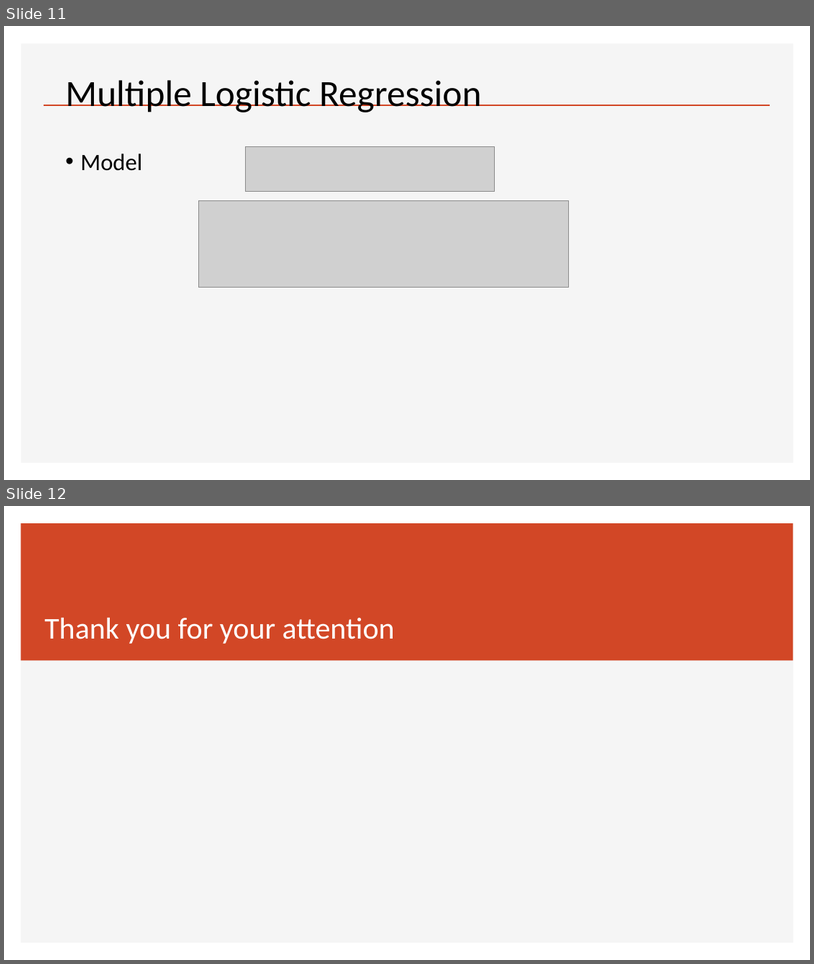
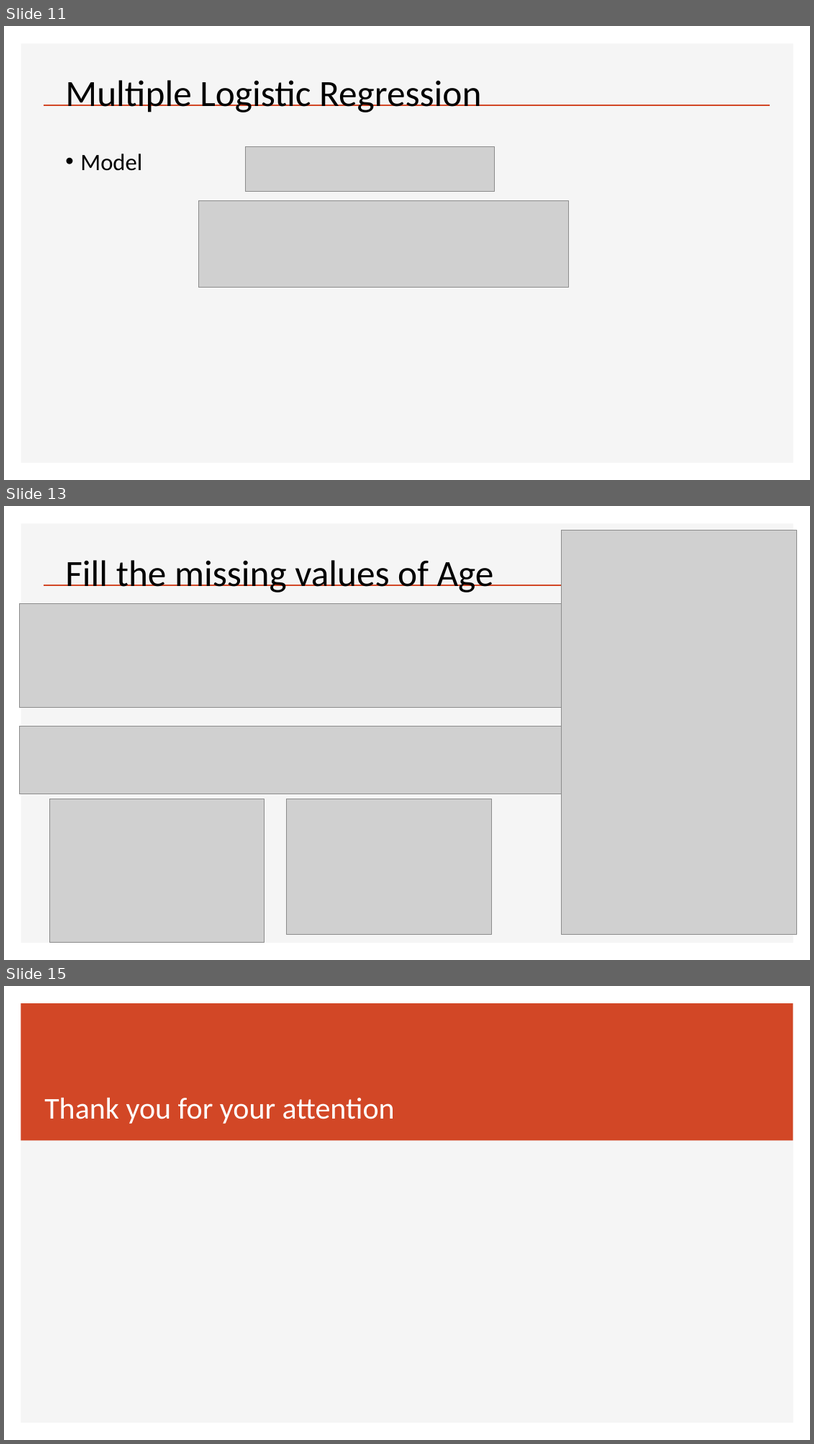
Before and after one commit to duonghung86/Kaggle-competition, a slide deck: Titanic 1.pptx. Shown one above the other, each under a label of ours: slides 11 and 12 before the commit, slides 11, 13 and 15 after it; the slides between them are not shown. The pictures are 814x964 and 814x1444 pixels, drawn with LibreOffice and Linux fonts; fonts in the diff are those of the drawing; grey boxes stand for pictures; background and template pictures are left out. Boxes give left, top, right and bottom in pixels: in the first picture for what was removed or moved away, otherwise in the second. Text is boxed around its words. In the diff, an @@ line names an element or a change of style, - is before the commit and + after.

```diff
--- a/Titanic 1.pptx
+++ b/Titanic 1.pptx
@@ slide 13 added at (4, 506, 810, 960), background #FFFFFF; not listed: 2 template elements that a slide beside it also shows @@
@@ picture added at (562, 530, 797, 934) @@
@@ title added at (65, 560, 494, 592), 44 pt, text #000000 @@
+Fill the missing values of Age
@@ picture added at (19, 604, 562, 708) @@
@@ picture added at (19, 726, 795, 794) @@
@@ picture added at (50, 799, 265, 942) @@
@@ picture added at (287, 799, 493, 934) @@
@@ what was slide 12 is now slide 15 @@
```
Also in this commit, not shown: 2 other slides added, 1 other file.
